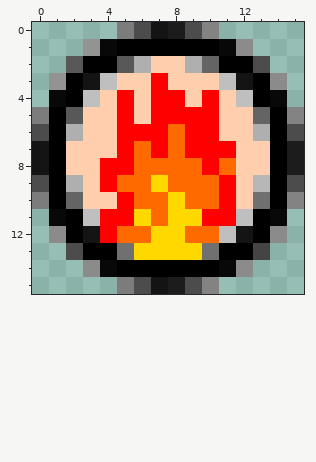
Pixel-art sprite, stored at de.kvwl.n8dA.robotwars.commons/src/main/resources/de/kvwl/n8dA/robotwars/commons/images/stat_Rock.png. The picture above was drawn from the file before the commit.
The file is 16x16 pixels. Colours within 5 levels of each other are drawn and written as one.
And afterwards:
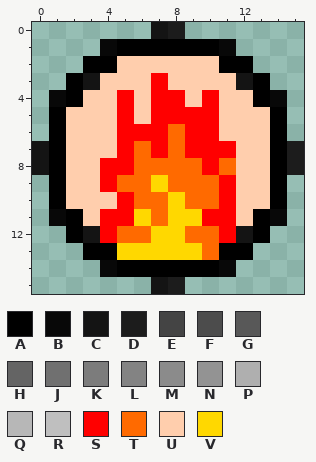
Palette (. is transparent): A #000000  B #080808  C #141414  D #1c1c1c  E #444444  F #4c4c4c  G #585858  H #646464  J #707070  K #7c7c7c  L #838383  M #8b8b8b  N #939393  P #afafaf  Q #b7b7b7  R #bfbfbf  S #ff0000  T #ff6a00  U #ffcead  V #ffd800
What changed:
Colour R gives way to colour S in row 12 at x 11.
Colour J gives way to colour T in row 13 at x 10.
Colour G gives way to colour U in row 2 at x 5; in row 5 at x 2.
Colour H gives way to colour U in row 2 at x 10; in row 5 at x 13; in row 10 at x 2.
Colour J gives way to colour U in row 10 at x 13.
Colour P gives way to colour U in row 2 at x 6 and 9; in row 6 at x 2 and 13; in row 9 at x 2.
Colour Q gives way to colour U in row 9 at x 13.
Colour R gives way to colour U in row 3 at x 4 and 11; in row 4 at x 3 and 12; in row 11 at x 3 and 12.
Colour J gives way to colour V in row 13 at x 5.
The edit erases colour E in row 13 at x 13.
The edit erases colour F in row 0 at x 6 and 9; in row 2 at x 13; in row 6 at x 0 and 15; in row 9 at x 0 and 15; in row 13 at x 2; in row 15 at x 6 and 9.
The edit erases colour G in row 2 at x 2.
The edit erases colour K in row 0 at x 5; in row 5 at x 0; in row 10 at x 0; in row 15 at x 5.
The edit erases colour L in row 0 at x 10; in row 5 at x 15; in row 10 at x 15; in row 15 at x 10.
The edit erases colour M in row 1 at x 12; in row 3 at x 14; in row 12 at x 1 and 14; in row 14 at x 3 and 12.
The edit erases colour N in row 1 at x 3; in row 3 at x 1.
Where, in picture pixels (left, top, right, bottom), the same in both pictures:
changed: (32, 22, 304, 294)
